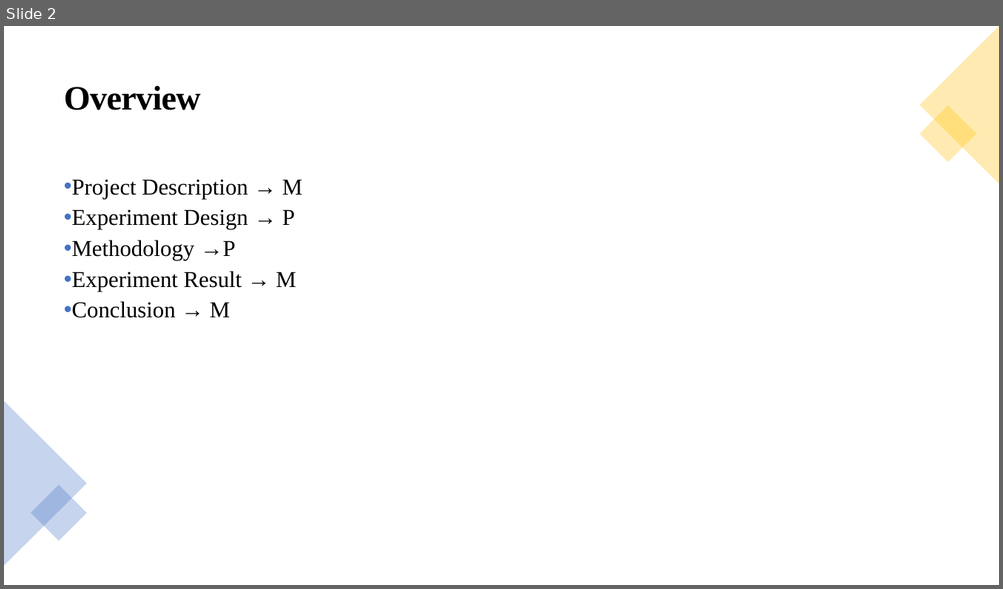
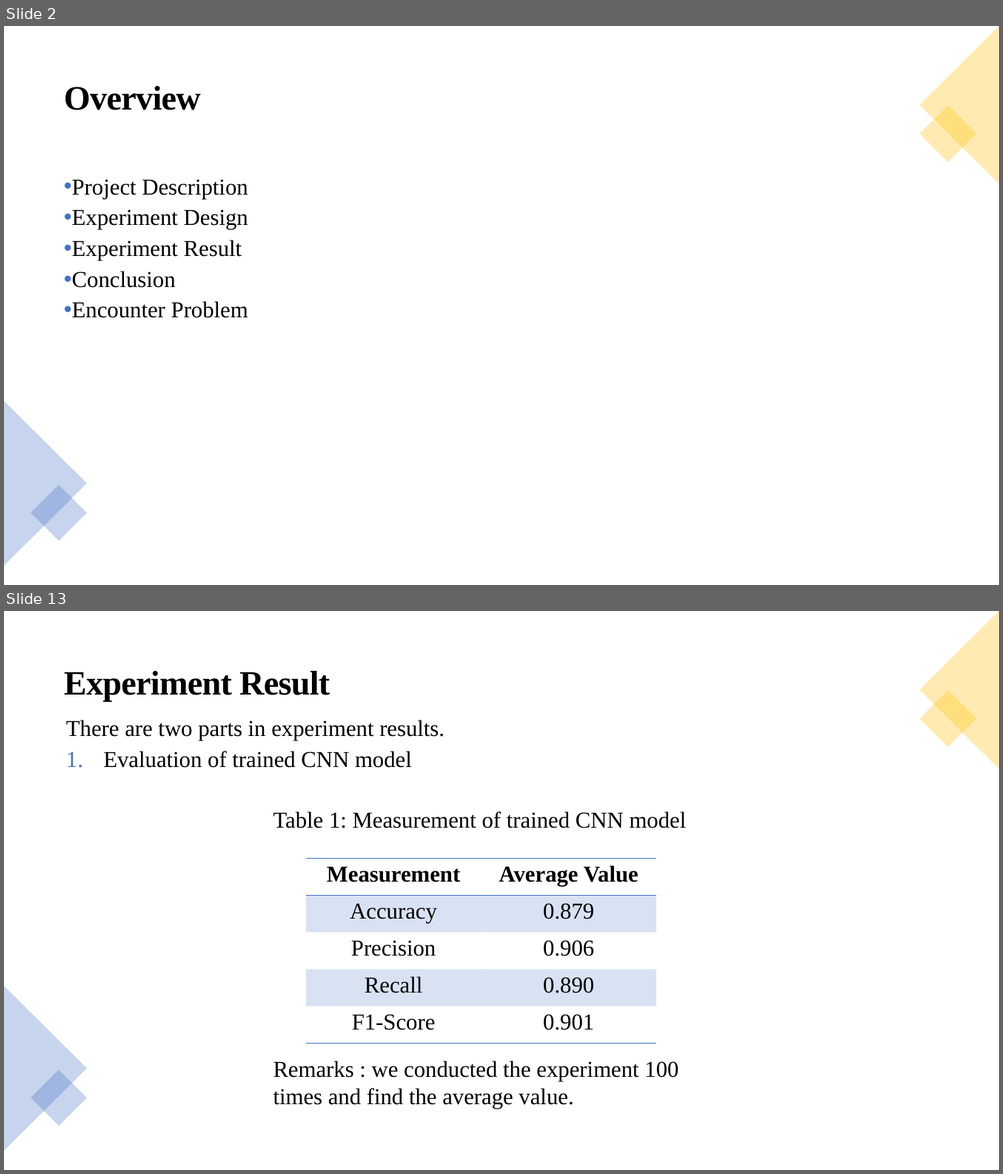
Before and after one commit to paweenp/Classification-of-time-signals-by-CNN-using-STFT, a slide deck: Presentation/Classification-of-time-signals-by-CNN-using-STFT.pptx. Shown one above the other, each under a label of ours: slide 2 before the commit, slides 2 and 13 after it; the slides between them are not shown. The pictures are 1003x589 and 1003x1174 pixels, drawn with LibreOffice and Linux fonts; fonts in the diff are those of the drawing. Boxes give left, top, right and bottom in pixels: in the first picture for what was removed or moved away, otherwise in the second. Text is boxed around its words. In the diff, an @@ line names an element or a change of style, - is before the commit and + after.

```diff
--- a/Presentation/Classification-of-time-signals-by-CNN-using-STFT.pptx
+++ b/Presentation/Classification-of-time-signals-by-CNN-using-STFT.pptx
@@ slide 13 added at (4, 611, 999, 1170), background #FFFFFF @@
@@ triangle added at (919, 611, 999, 769), fill #FFC000 at 30% opacity @@
@@ text added at (64, 671, 330, 701), 33 pt, text #000000, bold @@
+Experiment Result
@@ rectangle added at (919, 691, 976, 748), fill #FFC000 at 30% opacity @@
@@ text added at (66, 720, 444, 768), 22 pt, text #000000 @@
+There are two parts in experiment results.
+1. Evaluation of trained CNN model
@@ text added at (273, 812, 686, 829), 22 pt, text #000000 @@
+Table 1: Measurement of trained CNN model
@@ table added at (306, 859, 657, 1044), 5 rows, 2 columns @@
+Measurement | Average Value
+Accuracy | 0.879
+Precision | 0.906
+Recall | 0.890
+F1-Score | 0.901
@@ triangle added at (4, 986, 87, 1151), fill #4472C4 at 30% opacity @@
@@ rectangle added at (31, 1070, 87, 1126), fill #4472C4 at 30% opacity @@
@@ text added at (273, 1061, 678, 1109), 22 pt, text #000000 @@
+Remarks : we conducted the experiment 100 times and find the average value.
@@ slide 2 changed as well @@
@@ text at (72, 179, 248, 318): text changed @@
-• Project Description → M
-• Experiment Design → P
-• Methodology →P
-• Experiment Result → M
-• Conclusion → M
+• Project Description
+• Experiment Design
+• Experiment Result
+• Conclusion
+• Encounter Problem
```
Also in this commit, not shown: 1 other slide changed, 15 other slides added, 5 slides removed.
